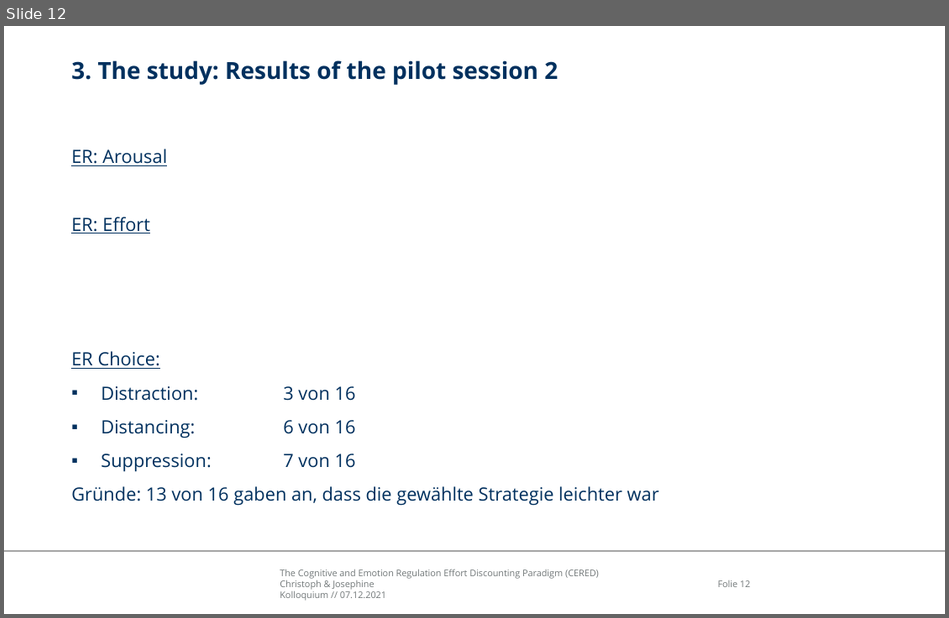
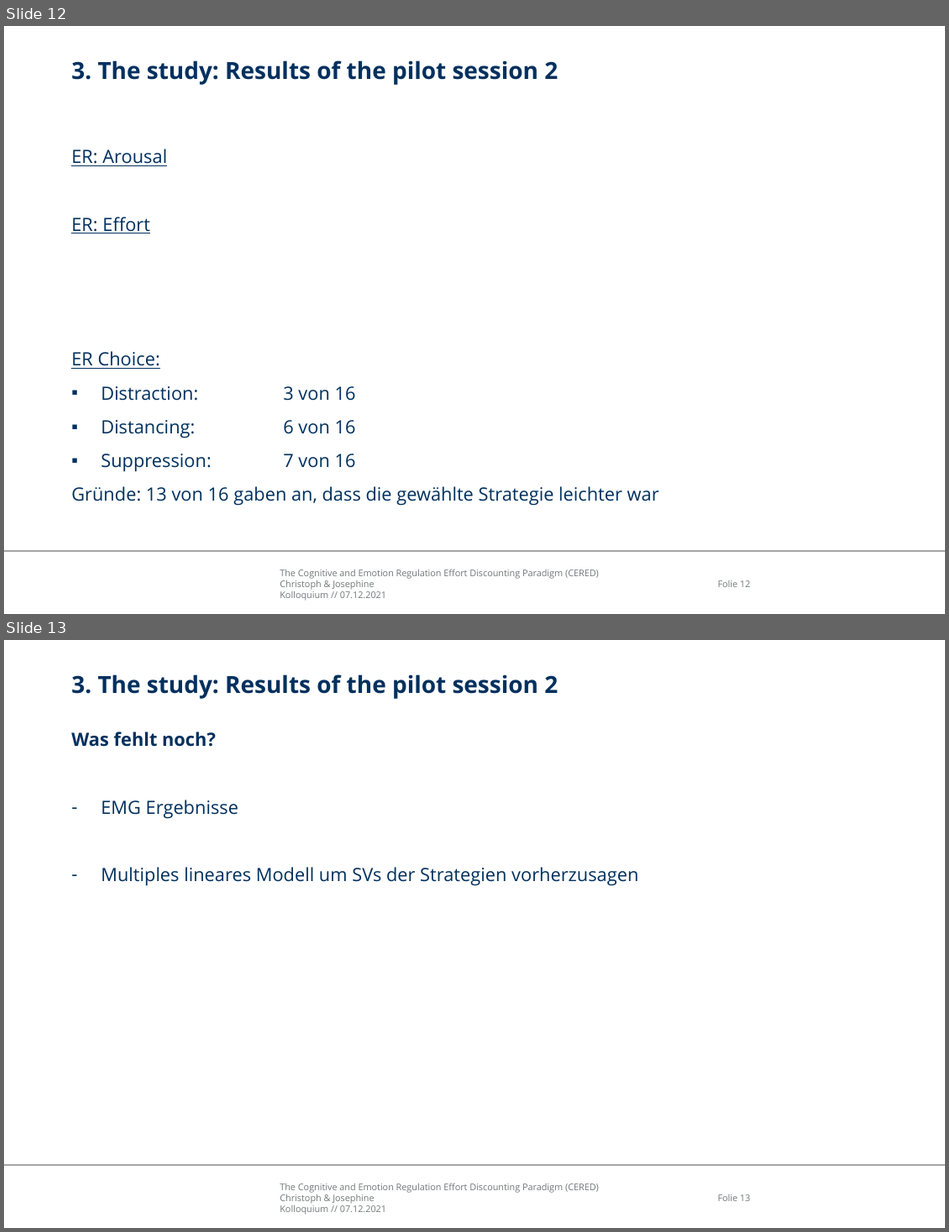
Before and after one commit to ChScheffel/CAD, a slide deck: 99_Thinktank/Talks/21-12-07_Kolloquium/CERED_Presentation.pptx. Shown one above the other, each under a label of ours: slide 12 before the commit, slides 12 and 13 after it. The pictures are 949x618 and 949x1232 pixels, drawn with LibreOffice and Linux fonts; fonts in the diff are those of the drawing; background and template pictures are left out. Boxes give left, top, right and bottom in pixels: in the first picture for what was removed or moved away, otherwise in the second. Text is boxed around its words. In the diff, an @@ line names an element or a change of style, - is before the commit and + after.

```diff
--- a/99_Thinktank/Talks/21-12-07_Kolloquium/CERED_Presentation.pptx
+++ b/99_Thinktank/Talks/21-12-07_Kolloquium/CERED_Presentation.pptx
@@ slide 13 added at (x1=4, y1=640, x2=945, y2=1228), background #FFFFFF; not listed: 3 template elements that a slide beside it also shows @@
@@ title added at (x1=71, y1=674, x2=558, y2=699), 18 pt, text #00305E, bold @@
+3. The study: Results of the pilot session 2
@@ text added at (x1=71, y1=732, x2=638, y2=886), 14 pt, text #00305E @@
+Was fehlt noch?
+– EMG Ergebnisse
+– Multiples lineares Modell um SVs der Strategien vorherzusagen
```
